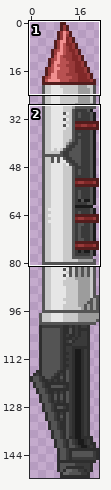
Two versions of one sprite sheet, Content/Rockets/Modules/BoosterRight.png. Above, an overview of the earlier version with the close-up marked.
Close-up. First the earlier version:
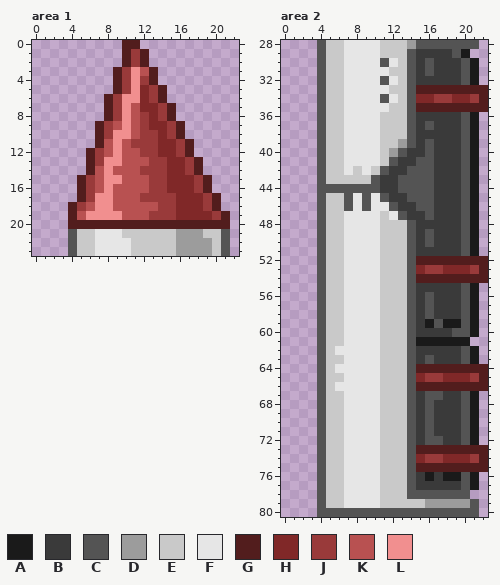
The file is 46x304 pixels, drawn in blocks of 2x2; one block is one cell here. Colours within 5 levels of each other are drawn and written as one. Shown: area 1: x 0..22, y 0..23; area 2: x 0..22, y 28..80. The commit also changed other parts of the picture, which this record leaves out.
Palette (. is transparent): A #1a1a1a  B #3a3a3a  C #545454  D #9c9c9c  E #c9c9c9  F #e6e6e6  G #521d1d  H #802828  J #993a3a  K #b85151  L #f18f8f
New version:
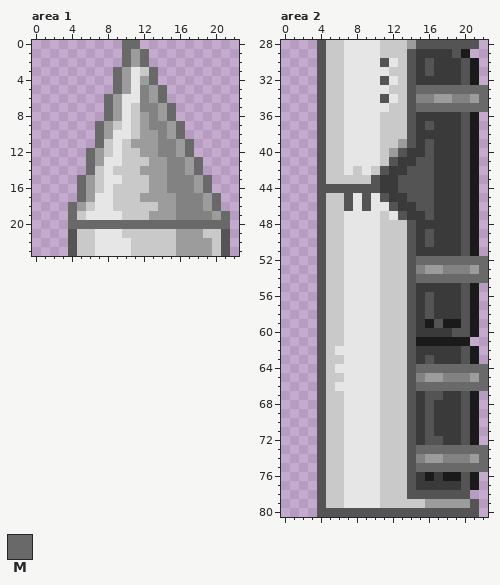
Colours new in this view: M #696969
Change:
colour H: #802828 -> #828282
Area 1:
y 0: x 10..11 GG -> MM
y 1..2: x 10..12 GJG -> MDM
y 3: x 9..13 GJLKG -> MDFEM
y 4: x 9..13 GJLJG -> MDFDM
y 5: x 9..11 GJL -> MDF; x 13..14 JG -> DM
y 6: x 8..11 GJLL -> MDFF; x 13..14 JG -> DM
y 7: x 8..11 GJLK -> MDFE; x 14..15 JG -> DM
y 8: x 8..12 GJLKJ -> MDFED; x 14..15 JG -> DM
y 9: x 7..12 GJKLKJ -> MDEFED; x 15..16 JG -> DM
y 10: x 7..13 GJLLKJJ -> MDFFEDD; x 15..16 JG -> DM
y 11: x 7..13 GKLKJJJ -> MEFEDDD; x 16..17 JG -> DM
y 12: x 6..13 GJKLKKJJ -> MDEFEEDD; x 16..17 JG -> DM
y 13: x 6..14 GJLLKKKJJ -> MDFFEEEDD; x 17..18 JG -> DM
y 14: x 6..14 GKLKKKJJJ -> MEFEEEDDD; x 17..18 JG -> DM
y 15: x 5..14 GJKLLKKKJJ -> MDEFFEEEDD; x 18..19 JG -> DM
y 16: x 5..14 GJKLKKKKJJ -> MDEFEEEEDD; x 18..19 JG -> DM
y 17: x 5..15 GJLLKKKJJJJ -> MDFFEEEDDDD; x 19..20 JG -> DM
y 18: x 4..15 GJKLLKKKKKJJ -> MDEFFEEEEEDD; x 19..20 JG -> DM
y 19: x 4..15 GKLLLLKKKJJJ -> MEFFFFEEEDDD; x 20..21 JG -> DM
y 20: x 4..21 GGGGGGGGGGGGGGGGGG -> MMMMMMMMMMMMMMMMMM
Area 2:
y 33: x 15..22 GGGGGGGG -> MMMMMMMM
y 34: x 17..18 JJ -> DD; x 21..22 JG -> DM
y 35: x 15..22 GGGGGGGG -> MMMMMMMM
y 52: x 15..22 GGGGGGGG -> MMMMMMMM
y 53: x 16..17 JJ -> DD; x 21..22 JG -> DM
y 54: x 15..22 GGGGGGGG -> MMMMMMMM
y 64: x 15..22 GGGGGGGG -> MMMMMMMM
y 65: x 16..17 JJ -> DD; x 21..22 JG -> DM
y 66: x 15..22 GGGGGGGG -> MMMMMMMM
y 73: x 15..22 GGGGGGGG -> MMMMMMMM
y 74: x 16..17 JJ -> DD; x 21..22 JG -> DM
y 75: x 15..22 GGGGGGGG -> MMMMMMMM
Pixel boxes of the changes (left, top, right, bottom) in both close-ups:
changed: (68, 40, 230, 229)
changed: (416, 85, 488, 112)
changed: (416, 256, 488, 283)
changed: (416, 364, 488, 391)
changed: (416, 445, 488, 472)
